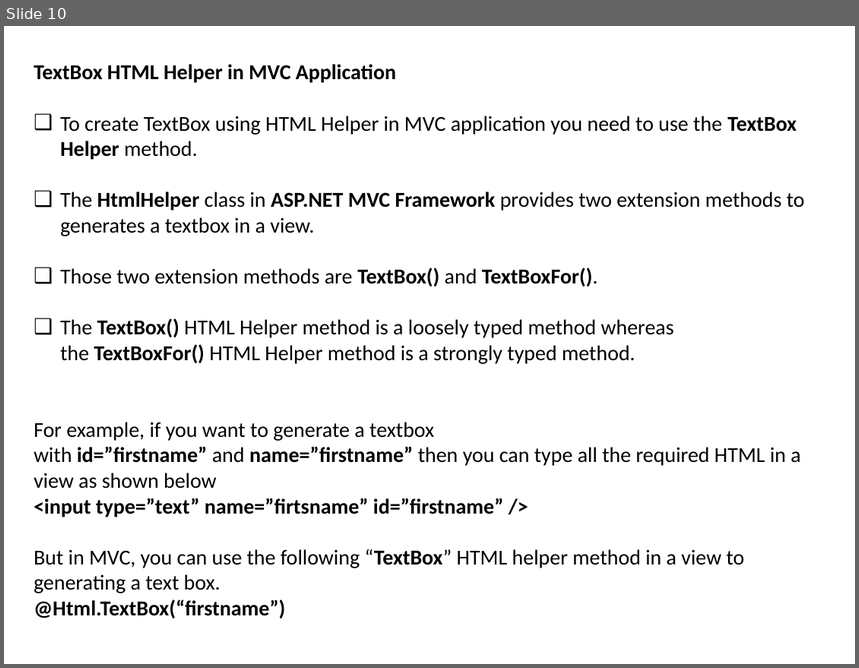
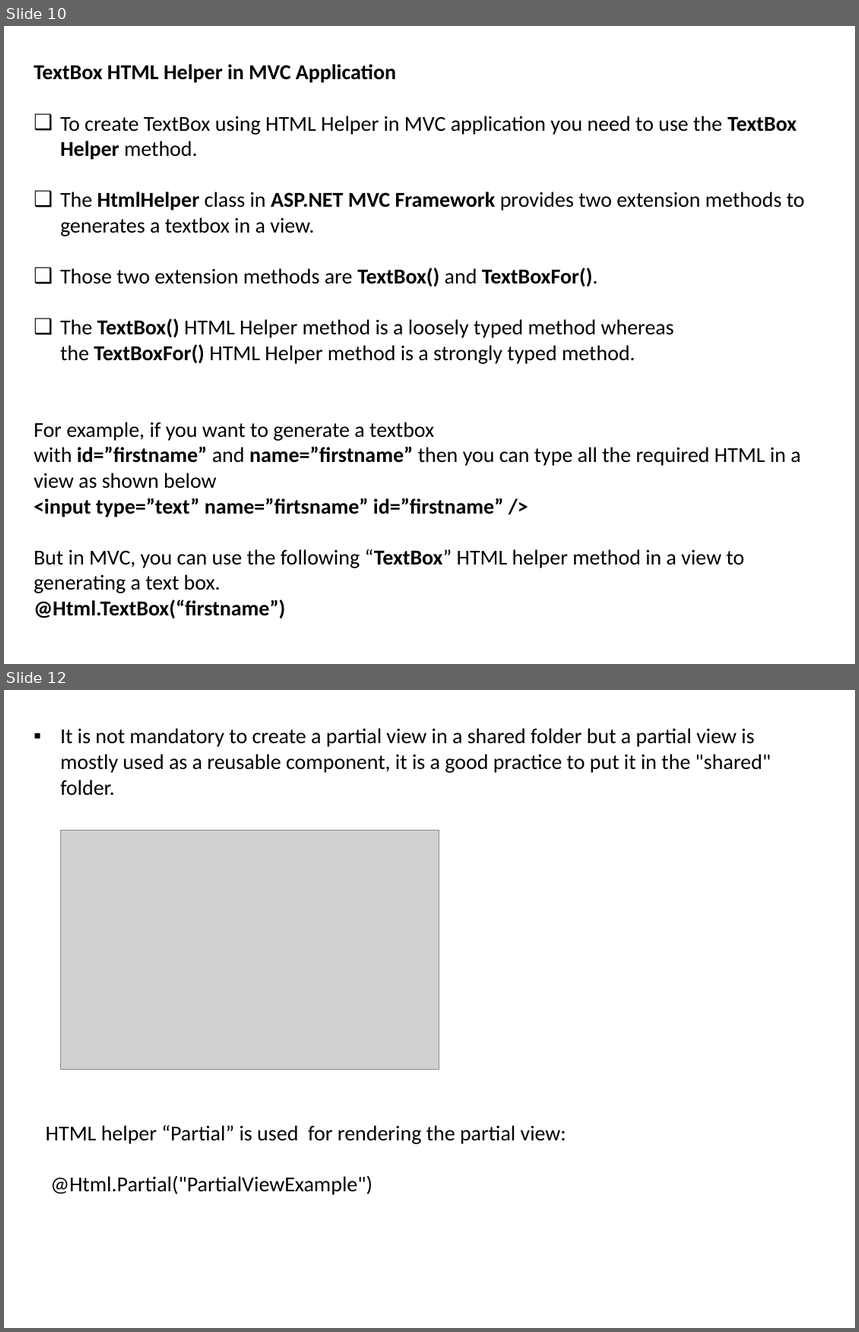
Before and after one commit to Patwaris/DotNetFullStack, a slide deck: MVC/MVC_PPT.pptx. Shown one above the other, each under a label of ours: slide 10 before the commit, slides 10 and 12 after it; the slides between them are not shown. The pictures are 859x668 and 859x1332 pixels, drawn with LibreOffice and Linux fonts; fonts in the diff are those of the drawing; grey boxes stand for pictures. Boxes give left, top, right and bottom in pixels: in the first picture for what was removed or moved away, otherwise in the second. Text is boxed around its words. In the diff, an @@ line names an element or a change of style, - is before the commit and + after.

```diff
--- a/MVC/MVC_PPT.pptx
+++ b/MVC/MVC_PPT.pptx
@@ slide 12 added at [4,690,855,1328], background #FFFFFF @@
@@ text added at [60,728,771,795], 18 pt, text #000000 @@
+▪ It is not mandatory to create a partial view in a shared folder but a partial view is mostly used as a reusable component, it is a good practice to put it in the "shared" folder.
@@ picture added at [61,831,439,1070] @@
@@ text added at [46,1125,566,1195], 18 pt, text #000000 @@
+HTML helper “Partial” is used for rendering the partial view:
+@Html.Partial("PartialViewExample")
```
Also in this commit, not shown: 1 other slide added, 6 other files.
